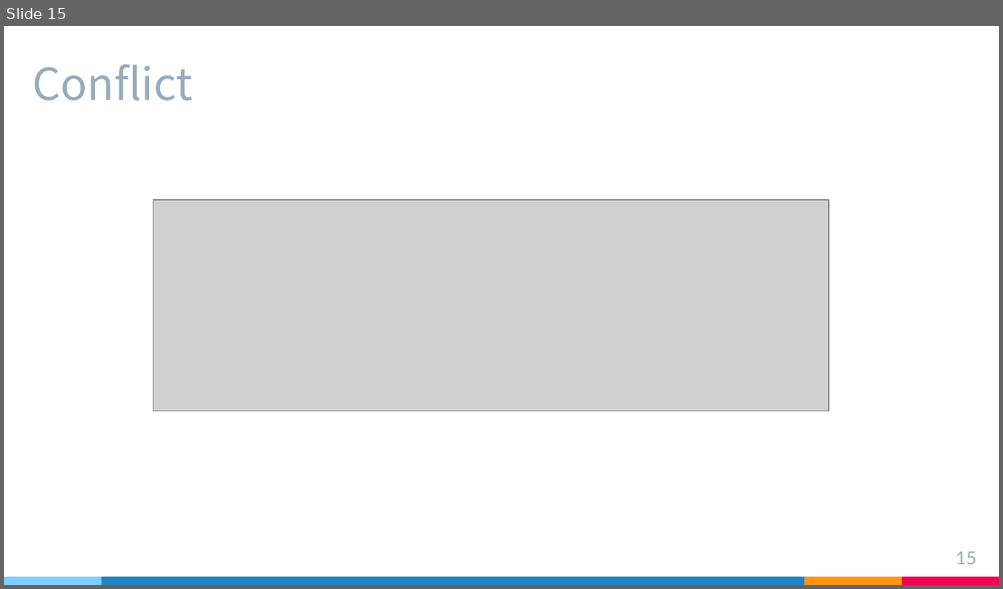
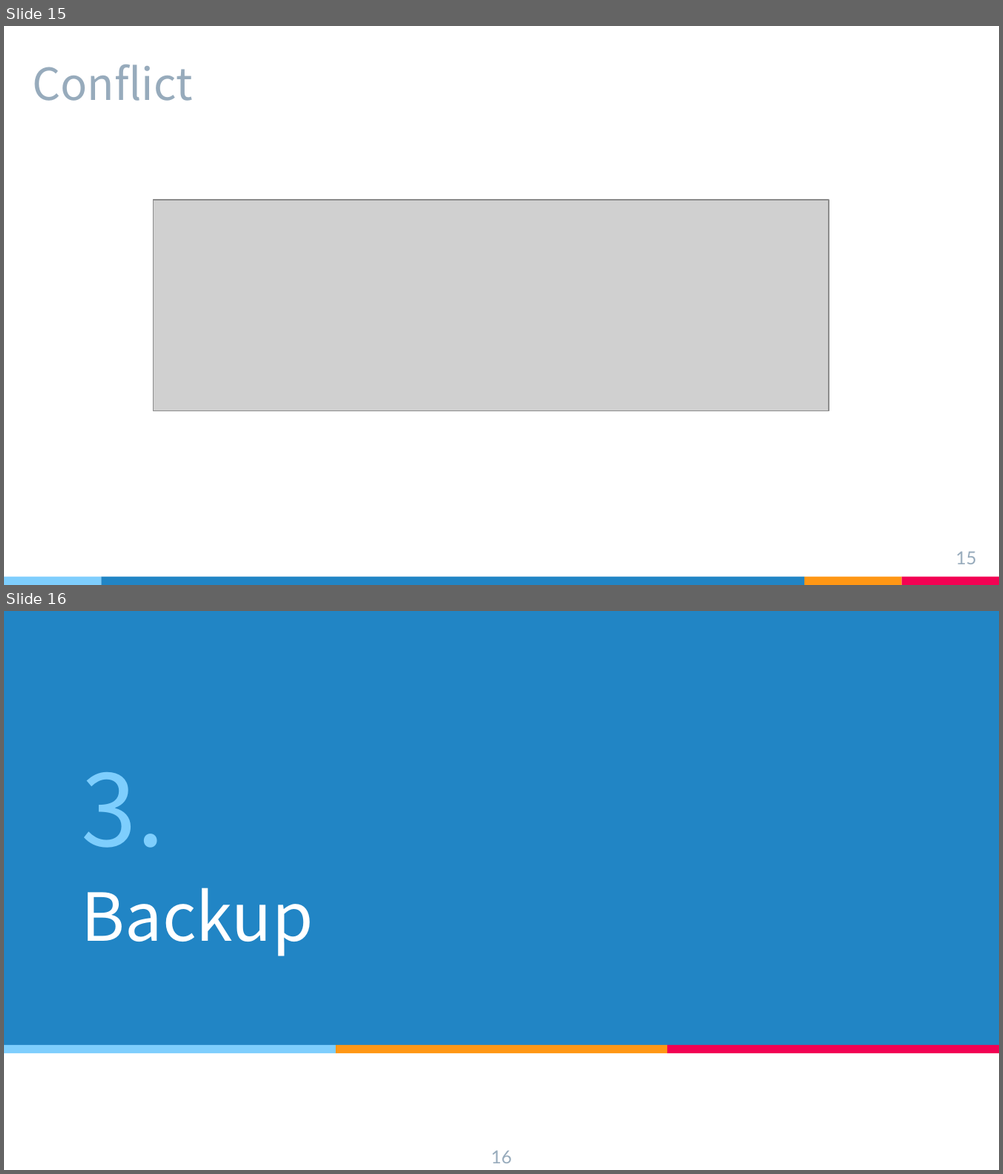
Before and after one commit to sh0204/Study, a slide deck: Git.pptx. Shown one above the other, each under a label of ours: slide 15 before the commit, slides 15 and 16 after it. The pictures are 1003x589 and 1003x1174 pixels, drawn with LibreOffice and Linux fonts; fonts in the diff are those of the drawing; grey boxes stand for pictures. Boxes give left, top, right and bottom in pixels: in the first picture for what was removed or moved away, otherwise in the second. Text is boxed around its words. In the diff, an @@ line names an element or a change of style, - is before the commit and + after.

```diff
--- a/Git.pptx
+++ b/Git.pptx
@@ slide 16 added at (4,611,999,1170), background #FFFFFF @@
@@ rectangle added at (4,611,999,1045), fill #2185C5 @@
@@ title added at (82,772,313,957), 48 pt, text #FFFFFF @@
+3.
+Backup
@@ rectangle added at (4,1045,336,1054), fill #7ECEFD @@
@@ rectangle added at (336,1045,666,1054), fill #FF9715 @@
@@ rectangle added at (667,1045,999,1054), fill #F20253 @@
@@ page number added at (491,1150,512,1164), 13 pt, text #97ABBC @@
+16
```
Also in this commit, not shown: 5 slides changed, 7 other slides added, 1 slide removed.
